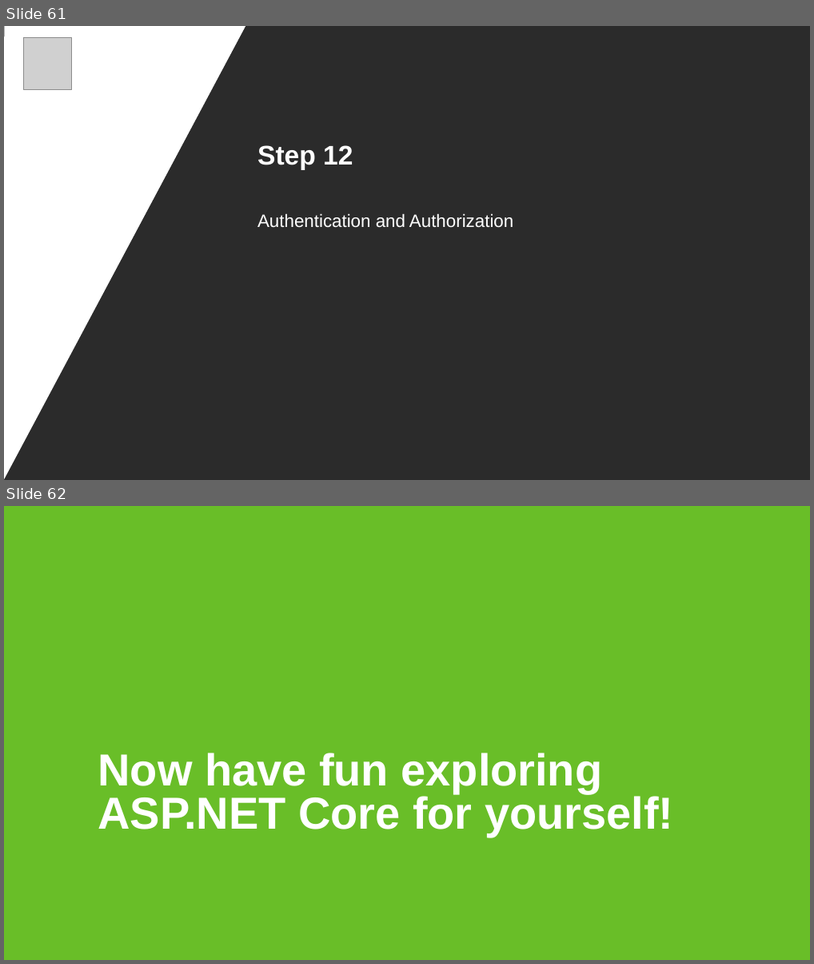
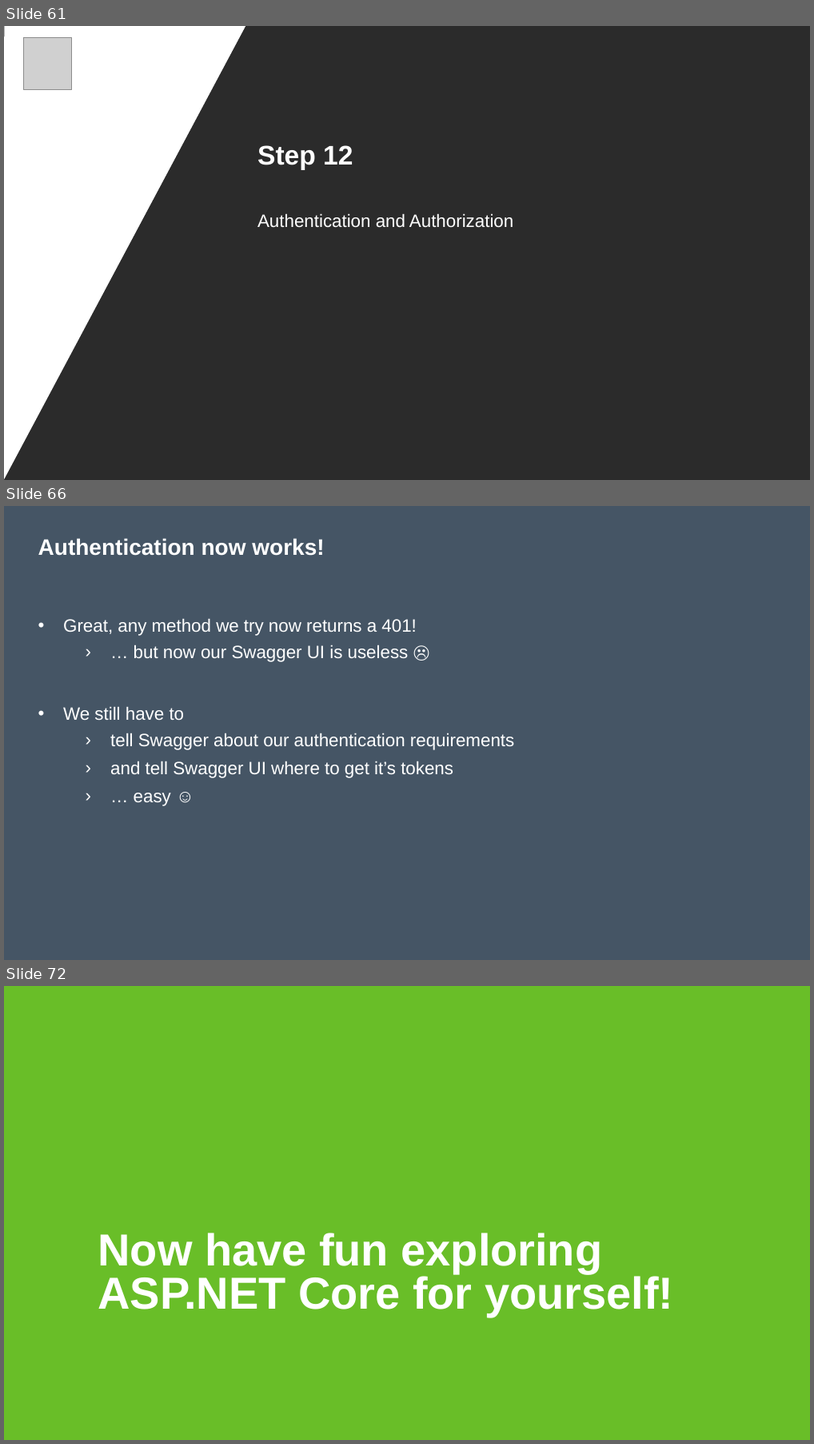
Before and after one commit to nickverschueren/devcruise-2019, a slide deck: Slides/Building an API.pptx. Shown one above the other, each under a label of ours: slides 61 and 62 before the commit, slides 61, 66 and 72 after it; the slides between them are not shown. The pictures are 814x964 and 814x1444 pixels, drawn with LibreOffice and Linux fonts; fonts in the diff are those of the drawing; grey boxes stand for pictures; background and template pictures are left out; a plain dark background stands for a picture behind light text. Boxes give left, top, right and bottom in pixels: in the first picture for what was removed or moved away, otherwise in the second. Text is boxed around its words. In the diff, an @@ line names an element or a change of style, - is before the commit and + after.

```diff
--- a/Slides/Building an API.pptx
+++ b/Slides/Building an API.pptx
@@ slide 66 added at box(4, 506, 810, 960), background #455565 @@
@@ title added at box(38, 538, 324, 556), 20 pt, text #FFFFFF, bold @@
+Authentication now works!
@@ text added at box(63, 619, 514, 806), 16 pt, text #FFFFFF @@
+• Great, any method we try now returns a 401!
+    › … but now our Swagger UI is useless ☹
+• We still have to
+    › tell Swagger about our authentication requirements
+    › and tell Swagger UI where to get it’s tokens
+    › … easy ☺
@@ what was slide 62 is now slide 72 @@
```
Also in this commit, not shown: 9 other slides added, 1 other file.
